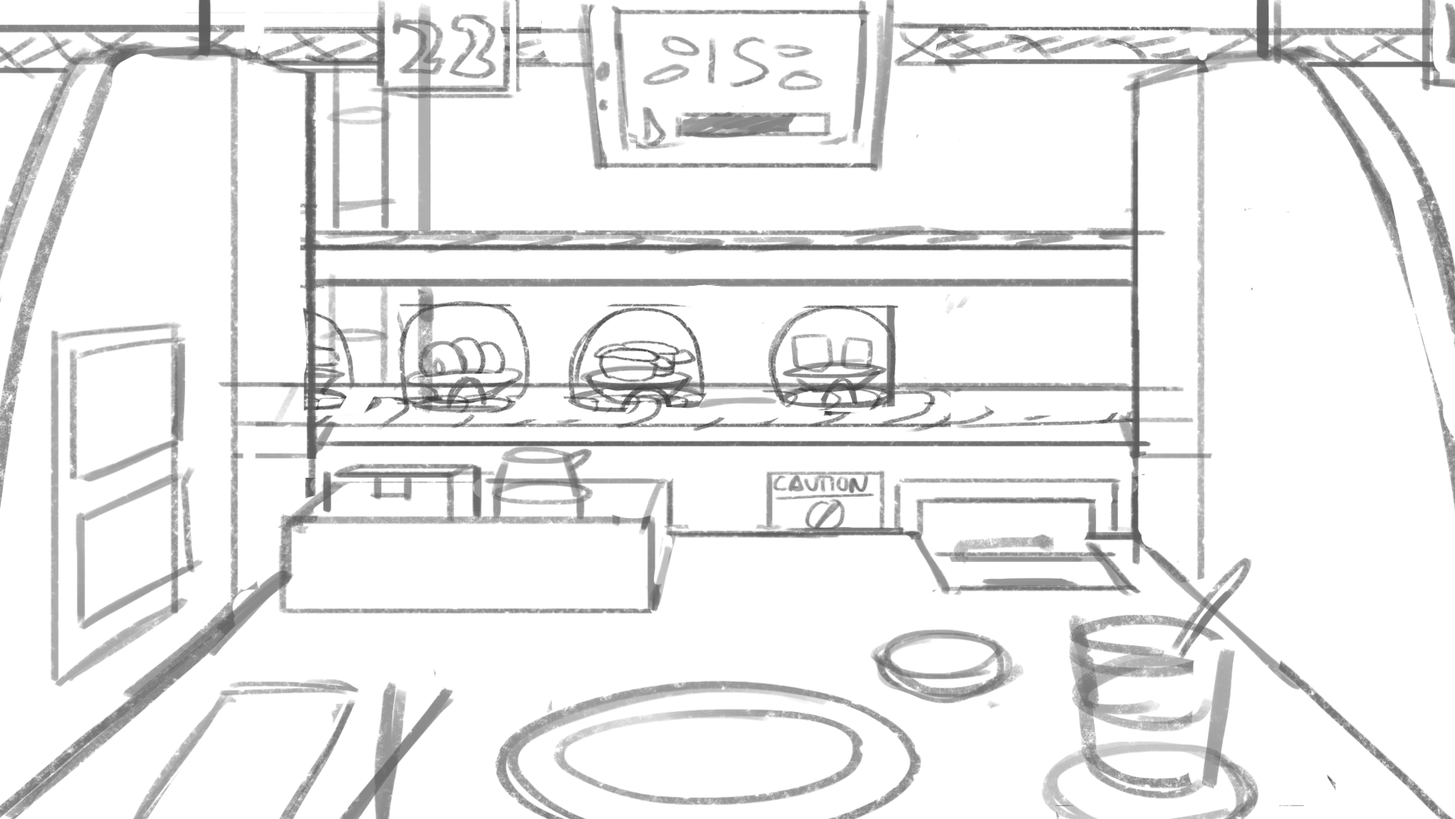
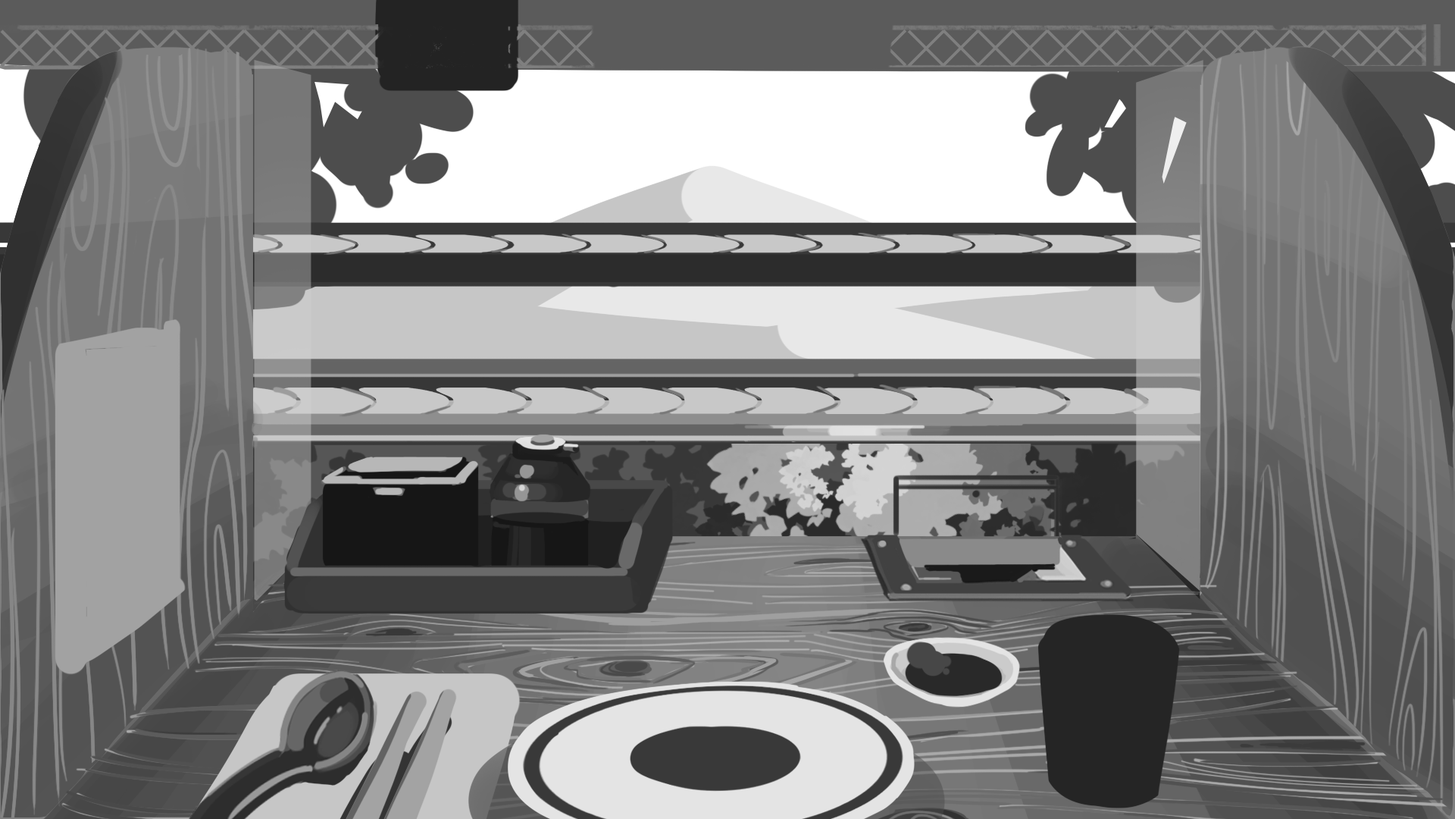
Before/after of a 1455×819 layered artwork. What changed in the layer stack:
renamed "Layer 2" to "Layer 5", hid it, painted on it over 0, 0, 1455, 819
added group "props" (1st of 2) with 15 layers above "foreground" over 50, 0, 1260, 819
added layer "poster" in group "props" over 54, 318, 187, 676
added layer "Layer 20" in group "props" over 319, 433, 592, 567
added layer "case" in group "props" over 283, 479, 674, 614
added layer "Layer 25" in group "props" over 517, 680, 915, 819
added layer "plate" in group "props" over 507, 682, 911, 819
added layer "Layer 26" in group "props" over 467, 713, 946, 819
added layer "drink" in group "props" over 1037, 613, 1186, 809
added layer "spoon" in group "props" over 187, 668, 379, 819
added layer "Layer 37" in group "props" over 189, 672, 521, 819
added group "foreground" (1st of 2) with 8 layers above "midground" over 0, 43, 1455, 819
added layer "Layer 12" in group "foreground" over 60, 541, 1449, 819
added layer "Layer 18" in group "foreground" over 0, 47, 1445, 818
added layer "Layer 9" in group "foreground" over 0, 45, 1455, 819
added group "midground" (1st of 2) with 9 layers above "background" over 0, 0, 1455, 727
added layer "Layer 8" in group "midground" over 0, 24, 1442, 70
added layer "Layer 15" in group "midground" over 184, 232, 1454, 417
added layer "Layer 33" in group "midground" over 0, 434, 1392, 663
added layer "Layer 14" in group "midground" over 0, 0, 1455, 727
added group "background" with 5 layers above "sketch" over 0, 0, 1455, 733
added layer "Layer 30" in group "background" over 22, 26, 1455, 311
added layer "Layer 28" in group "background" over 0, 31, 1455, 616
renamed "Layer 3" to "sketch", hid it, blend normal → multiply, painted on it over 0, 0, 1455, 819
…and 7 more changes (7 added)
